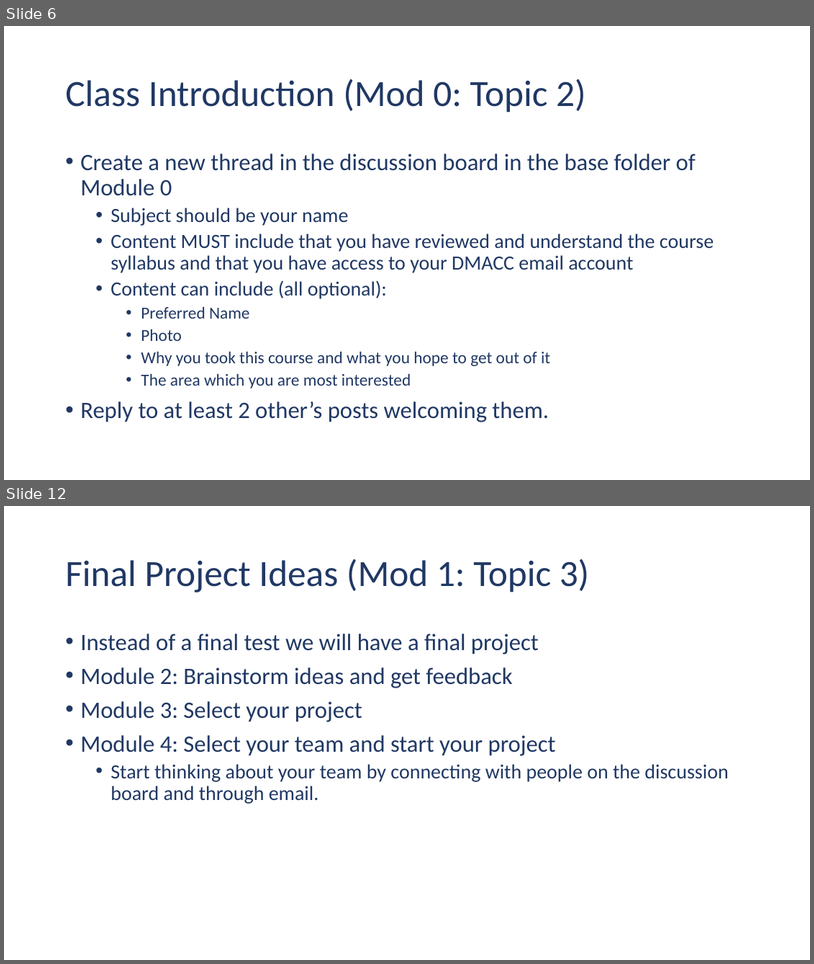
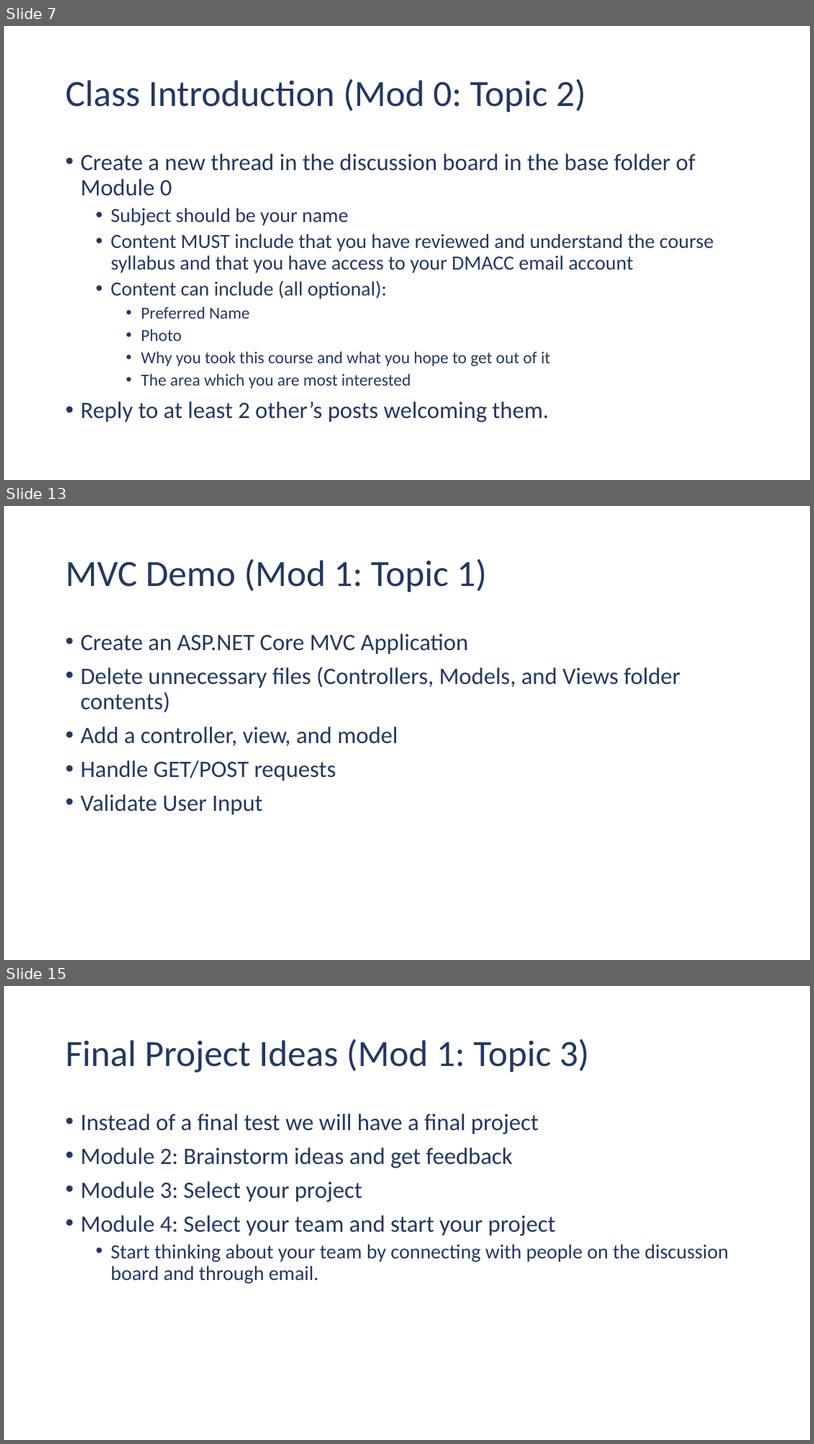
Before and after one commit to ehennis/CIS174, a slide deck: 2022-SPR/Week01.pptx. Shown one above the other, each under a label of ours: slides 6 and 12 before the commit, slides 7, 13 and 15 after it; the slides between them are not shown. The pictures are 814x964 and 814x1444 pixels, drawn with LibreOffice and Linux fonts; fonts in the diff are those of the drawing. Boxes give left, top, right and bottom in pixels: in the first picture for what was removed or moved away, otherwise in the second. Text is boxed around its words. In the diff, an @@ line names an element or a change of style, - is before the commit and + after.

Commit message:
Added more content

```diff
--- a/2022-SPR/Week01.pptx
+++ b/2022-SPR/Week01.pptx
@@ slide 13 added at bbox=[4, 506, 810, 960], background #FFFFFF @@
@@ title added at bbox=[65, 559, 487, 592], 44 pt, text #203864 @@
+MVC Demo (Mod 1: Topic 1)
@@ text added at bbox=[80, 633, 681, 815], 28 pt, text #203864 @@
+• Create an ASP.NET Core MVC Application
+• Delete unnecessary files (Controllers, Models, and Views folder contents)
+• Add a controller, view, and model
+• Handle GET/POST requests
+• Validate User Input
@@ what was slide 6 is now slide 7 @@
@@ what was slide 12 is now slide 15 @@
```
Also in this commit, not shown: 6 slides changed, 2 other slides added.
